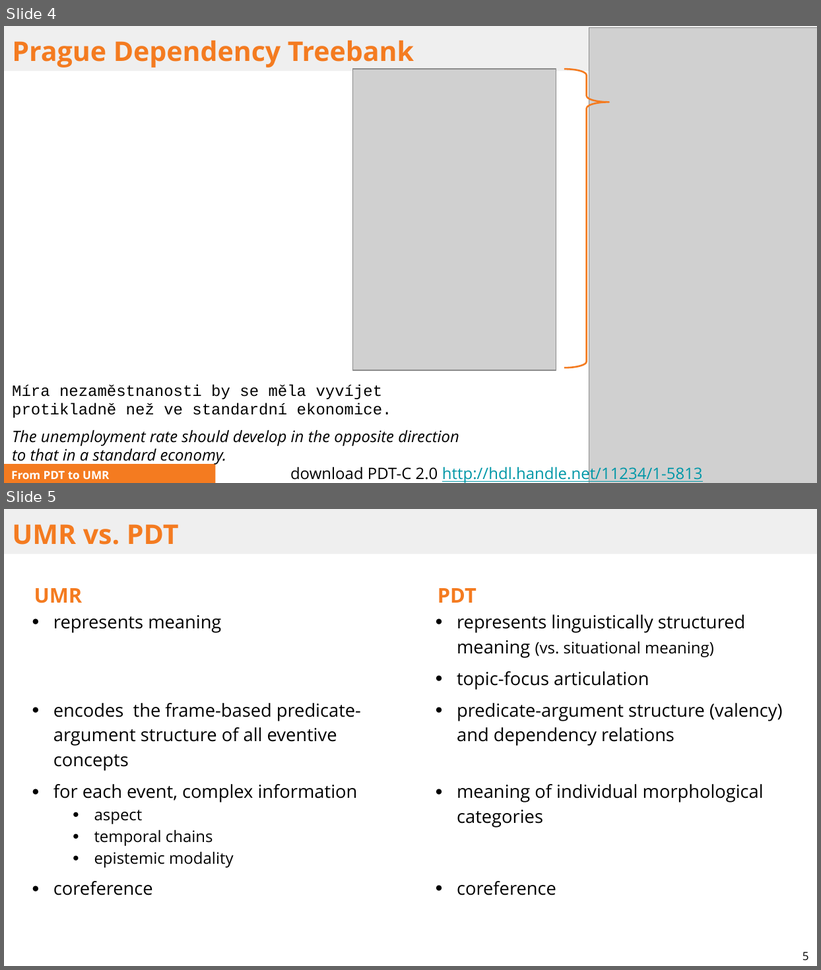
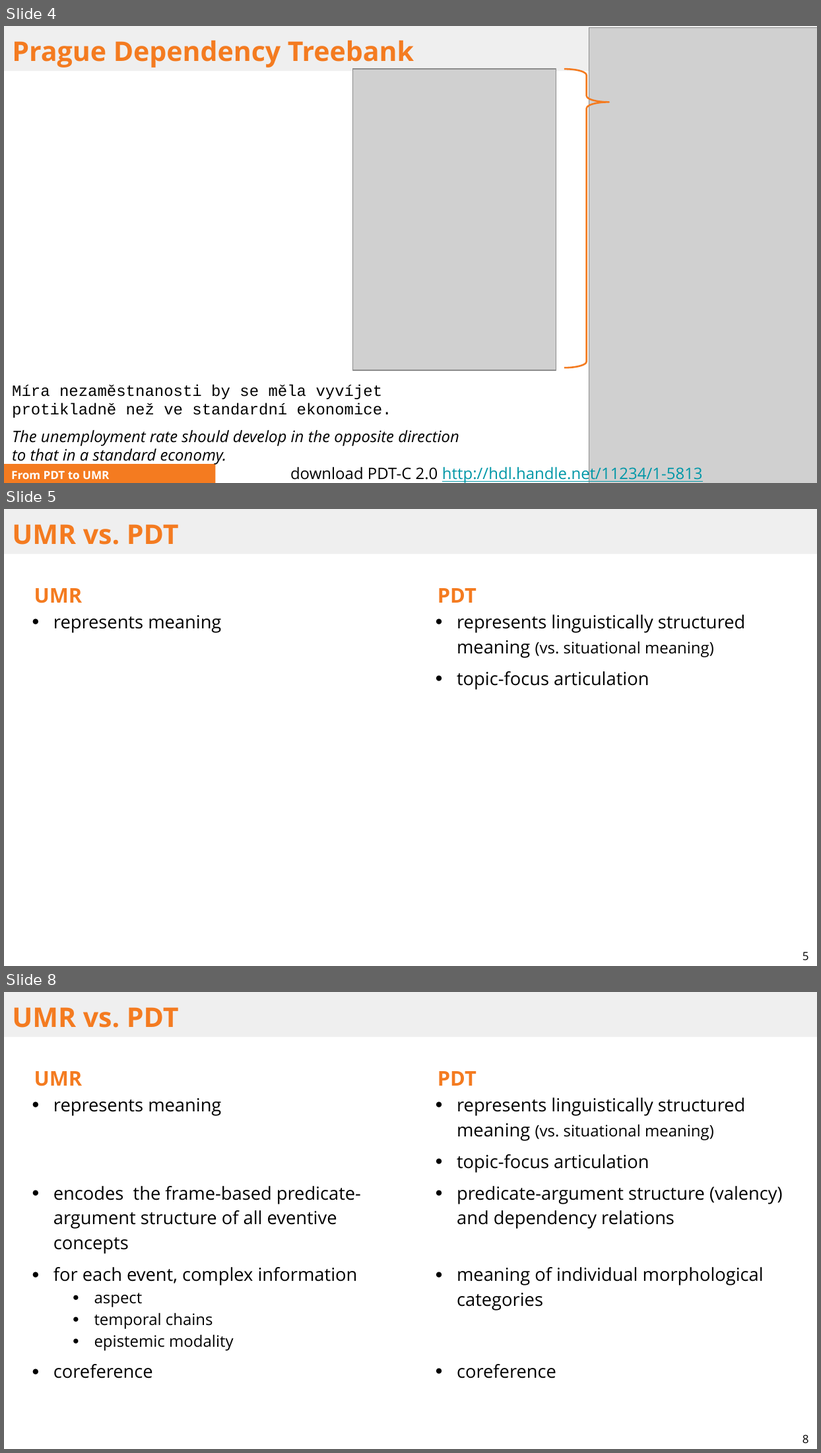
Before and after one commit to ufal/UMR, a slide deck: papers/2025-ITAT-slides.pptx. Shown one above the other, each under a label of ours: slides 4 and 5 before the commit, slides 4, 5 and 8 after it; the slides between them are not shown. The pictures are 821x970 and 821x1453 pixels, drawn with LibreOffice and Linux fonts; fonts in the diff are those of the drawing; grey boxes stand for pictures. Boxes give left, top, right and bottom in pixels: in the first picture for what was removed or moved away, otherwise in the second. Text is boxed around its words. In the diff, an @@ line names an element or a change of style, - is before the commit and + after.

```diff
--- a/papers/2025-ITAT-slides.pptx
+++ b/papers/2025-ITAT-slides.pptx
@@ slide 5 added at [4,509,817,966], background #FFFFFF @@
@@ title added at [4,509,817,554], fill #EFEFEF, 24 pt, text #F47B20, bold @@
+UMR vs. PDT
@@ text added at [34,588,221,633], 16 pt, text #000000 @@
+UMR
+● represents meaning
@@ text added at [438,588,746,690], 16 pt, text #000000 @@
+PDT
+● represents linguistically structured meaning (vs. situational meaning)
+● topic-focus articulation
@@ page number added at [803,952,809,960], 10 pt, text #000000 @@
+5
@@ what was slide 5 is now slide 8 @@
@@ page number at [803,1435,809,1443]: text changed @@
-5
+8
```
Also in this commit, not shown: 4 slides changed, 6 other slides added, 2 other files.
